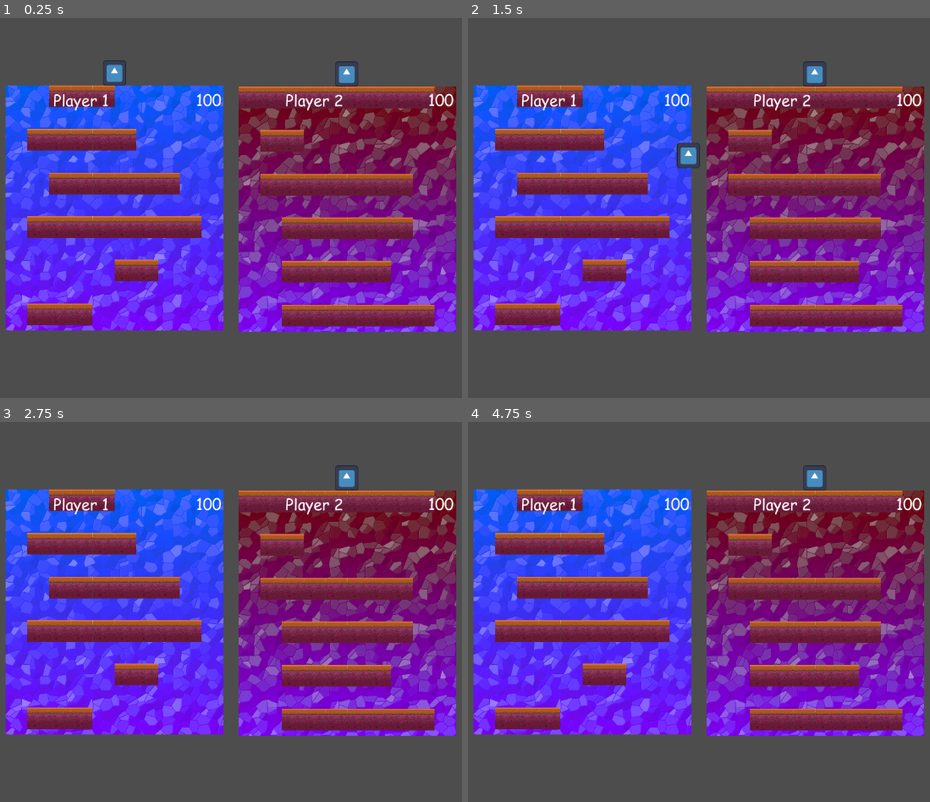
Above: before the commit, frames 1-4 (two rows, left to right).
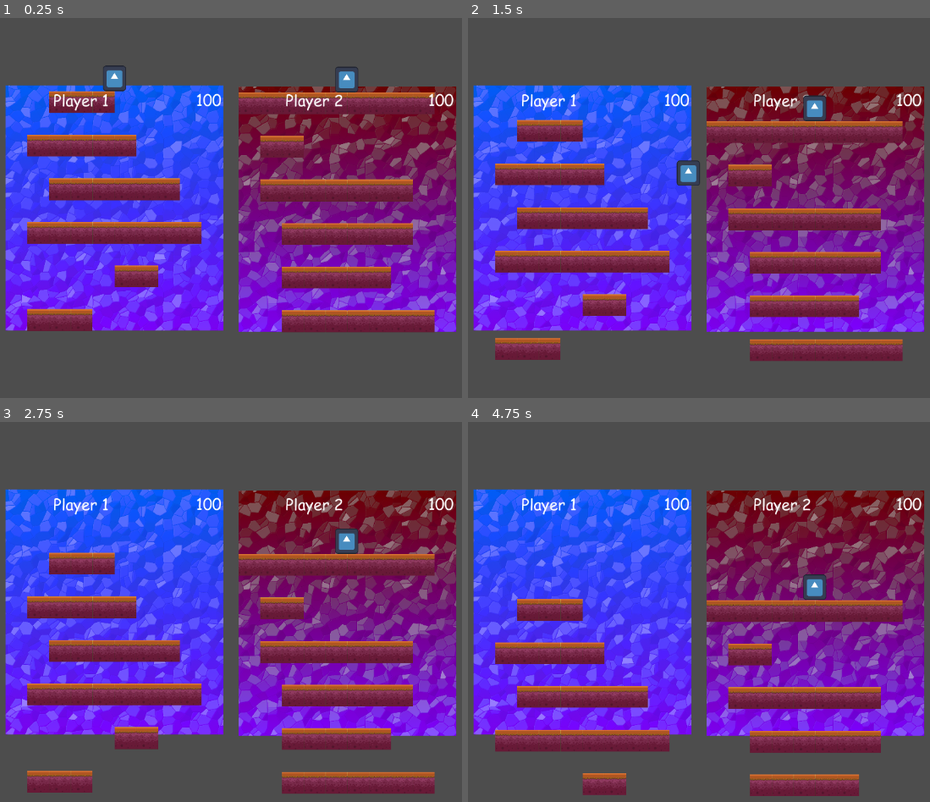
Above: after the commit, the same moments.

Repository: LegacyMD/xd_tower
Game: Godot game, scene res://scenes/root_scene.tscn
The game is run twice, just before and just after one commit, with the same random seed, the same clock (stepped at 60 frames per second) and the same inputs. The engine's default icon, where the game draws it, is replaced by a stand-in: a white triangle on a blue panel in a dark square.
Inputs (mouse positions are in pixels of both pictures, inside the frame that each line leads up to):
- Up to frame 1 (0.25 s): no input
- Up to frame 2 (1.5 s): move the mouse to (837, 189) at 0.52 s; hold D (player0_right) from 0.53 s (still down); click (837, 189) at 0.67 s; tap W (player0_up) at 0.77 s; move the mouse to (555, 227) at 1.27 s
- Up to frame 3 (2.75 s): tap W (player0_up) at 1.52 s; move the mouse to (291, 528) at 2.02 s; release D (player0_right) at 2.03 s; hold A (player0_left) from 2.03 s (still down)
- Up to frame 4 (4.75 s): move the mouse to (657, 688) at 2.77 s; release A (player0_left) at 2.78 s; hold D (player0_right) 2.78-4.28 s; click (657, 688) at 2.92 s; tap W (player0_up) at 3.02, 3.77, 4.52 s; move the mouse to (893, 669) at 3.52 s; move the mouse to (486, 555) at 4.27 s; hold A (player0_left) from 4.28 s (still down)

The runs differ from the first frame. In frame 1, 15% of the frame differs, in the area x 5-95%, y 11-83%; in frame 2, 27%; in frame 3, 33%, in the area x 5-95%, y 11-98%; in frame 4, 31%.

Commit message:
Implement platform movement

Diff:
--- a/scenes/platform_spawner.gd
+++ b/scenes/platform_spawner.gd
@@ -26,7 +26,7 @@
     return instance
 
 func _spawn_tiles(player_view_name, tiles_dimensions, tile_size, player_view_rect):
-    var root = get_parent().find_child(player_view_name).find_child("Background")
+    var root = get_parent().find_child(player_view_name).find_child("PlatformContainer")
     var tile = preload("res://scenes/platform_tile.tscn")
 
     var tiles_in_a_row = tiles_dimensions.x
@@ -45,8 +45,7 @@
 
 # Called when the node enters the scene tree for the first time.
 func _ready():
-    var player_view_node = get_node("../PlayerView").find_child("Background")
-    var player_view_rect = player_view_node.get_rect()
+    var player_view_rect =  get_node("../PlayerView").background_rect
     var tile_size = _compute_tile_size(player_view_rect)
     var tiles_dimensions = _compute_tile_dimensions(player_view_rect)
 
--- /dev/null
+++ b/scenes/player_view.gd
@@ -0,0 +1,11 @@
+extends Node2D
+
+@onready var background_rect = $Background.get_rect()
+
+var scroll_speed = 60
+
+func _ready():
+    $PlatformContainer.transform = $Background.transform
+
+func _process(delta):
+    $PlatformContainer.position.y += scroll_speed * delta
--- a/scenes/player_view.tscn
+++ b/scenes/player_view.tscn
@@ -1,6 +1,7 @@
-[gd_scene load_steps=5 format=3 uid="uid://c0df40lhsahqm"]
+[gd_scene load_steps=6 format=3 uid="uid://c0df40lhsahqm"]
 
 [ext_resource type="Texture2D" uid="uid://k56ue13rongu" path="res://images/bg1.png" id="1_g4c12"]
+[ext_resource type="Script" path="res://scenes/player_view.gd" id="1_hdgho"]
 [ext_resource type="PackedScene" uid="uid://cmsiiqo6trr02" path="res://scenes/player.tscn" id="1_wpenj"]
 [ext_resource type="FontFile" uid="uid://1a64xqtvvu7t" path="res://fonts/COMIC.TTF" id="3_3bjkn"]
 
@@ -8,11 +9,15 @@
 size = Vector2(964.211, 176.711)
 
 [node name="PlayerView" type="Node2D"]
+script = ExtResource("1_hdgho")
 
 [node name="Background" type="Sprite2D" parent="."]
 position = Vector2(2, 3)
 scale = Vector2(0.591111, 0.591111)
 texture = ExtResource("1_g4c12")
+
+[node name="PlatformContainer" type="Node2D" parent="."]
+position = Vector2(2, 3)
 
 [node name="Area2D" type="Area2D" parent="."]
 position = Vector2(1.99994, 337)
